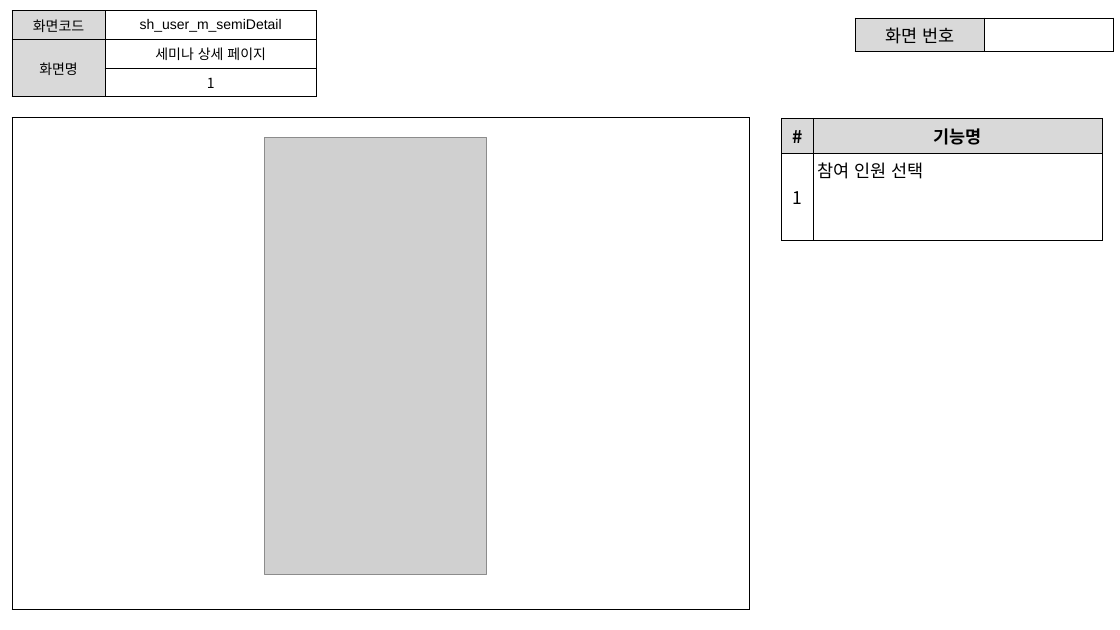
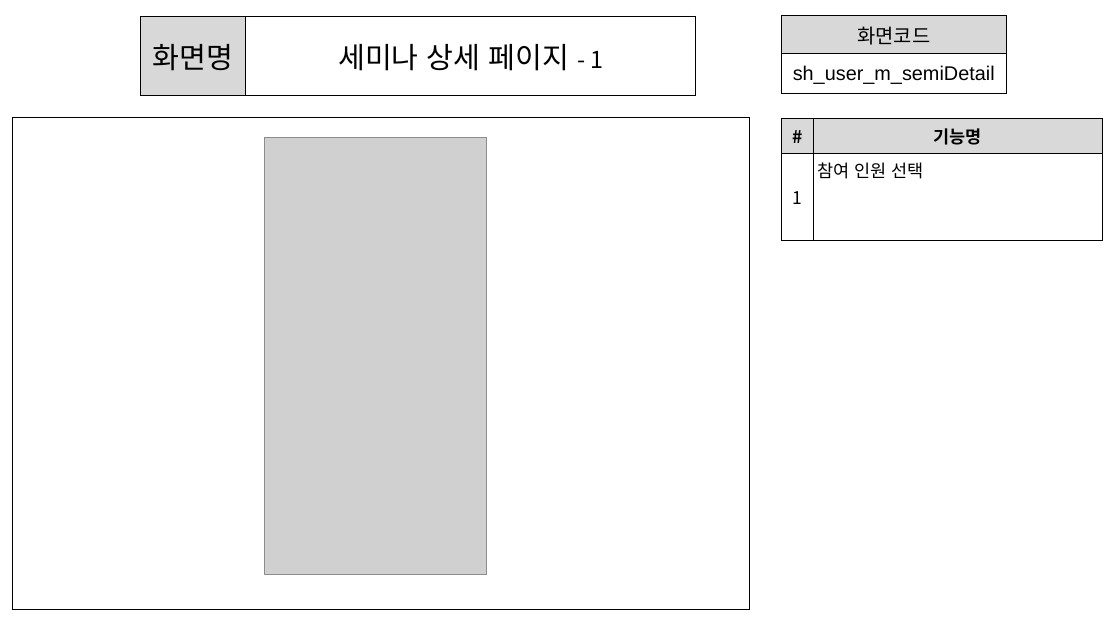
Before and after one commit to ezenteam2/e-Zone, a slide deck: slide 10 of 0 발표용 파워포인트/project05 - 파워포인트 종합 - 서희.pptx. Drawn at 1120x630 pixels with LibreOffice and Linux fonts; fonts in the diff are those of the drawing; grey boxes stand for pictures; background and template pictures are left out. Boxes give left, top, right and bottom in pixels: in the first picture for what was removed or moved away, otherwise in the second. Text is boxed around its words. In the diff, an @@ line names an element or a change of style, - is before the commit and + after.

```diff
--- a/0 발표용 파워포인트/project05 - 파워포인트 종합 - 서희.pptx
+++ b/0 발표용 파워포인트/project05 - 파워포인트 종합 - 서희.pptx
@@ table at <box>140,17,696,96</box> @@
-row 1: 화면코드 | sh_user_m_semiDetail
-row 2: 화면명 | 세미나 상세 페이지
-row 3:  | 1
+row 1: 화면명 | 세미나 상세 페이지 - 1
@@ table: place and size @@
-table at <box>12,11,317,92</box>
+table at <box>140,17,696,96</box>
@@ table added at <box>782,15,1007,93</box>, 2 rows, 1 columns @@
+화면코드
+sh_user_m_semiDetail
@@ table removed at <box>855,18,1114,48</box>, 1 rows, 2 columns @@
-화면 번호 | 
```
Also in this commit, not shown: 29 other slides changed, 1 other file.
